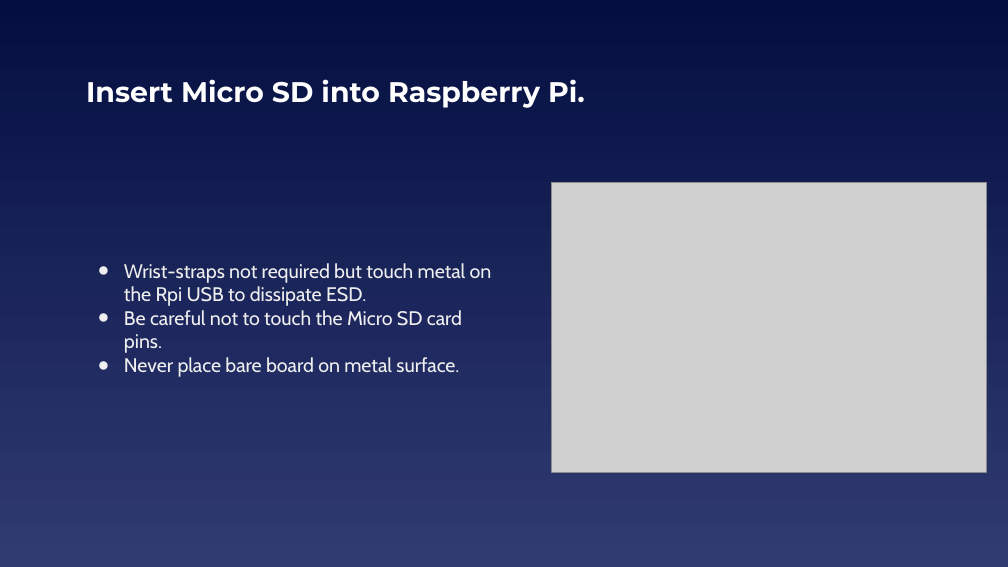
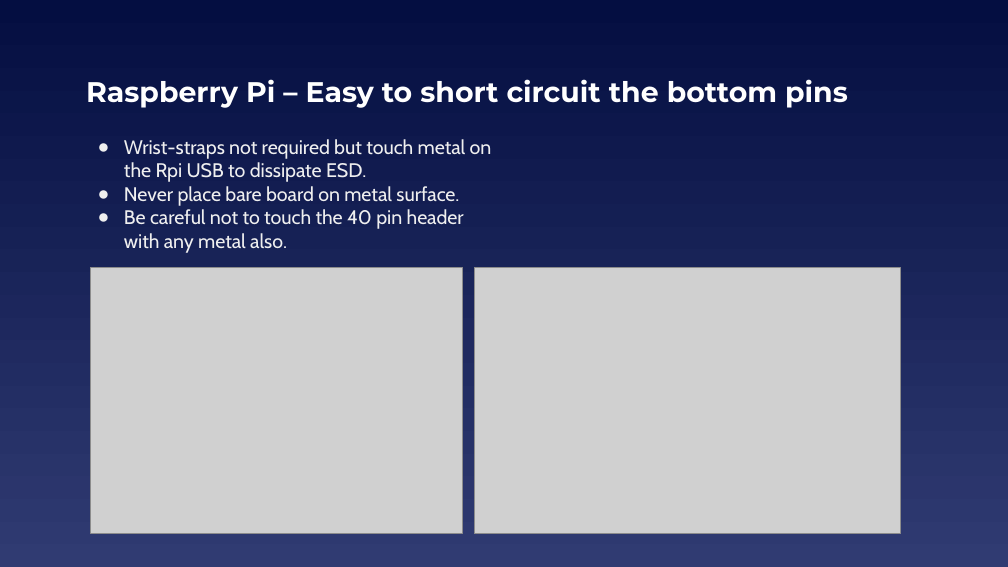
Before and after one commit to EELabMan/Raspberry-Pi-Intro, a slide deck: slide 6 of Raspberry Pi Intro.pptx (slide 9 before the commit). Drawn at 1008x567 pixels with LibreOffice and Linux fonts; fonts in the diff are those of the drawing; grey boxes stand for pictures. Boxes give left, top, right and bottom in pixels: in the first picture for what was removed or moved away, otherwise in the second. Text is boxed around its words. In the diff, an @@ line names an element or a change of style, - is before the commit and + after.

```diff
--- a/Raspberry Pi Intro.pptx
+++ b/Raspberry Pi Intro.pptx
@@ title at (86, 79, 848, 108): text changed @@
-Insert Micro SD into Raspberry Pi.
+Raspberry Pi – Easy to short circuit the bottom pins
@@ text "Wrist-straps not required but touch ..." at (124, 139, 492, 253): vertical alignment middle to top @@
@@ text at (124, 209, 464, 253): paragraph added @@
+● Be careful not to touch the 40 pin header with any metal also.
@@ picture added at (91, 268, 463, 534) @@
@@ picture: place and size @@
-picture at (552, 182, 987, 473)
+picture at (475, 268, 901, 534)
@@ text at (124, 310, 462, 353): paragraph removed @@
-● Be careful not to touch the Micro SD card pins.
```
Also in this commit, not shown: 8 other slides changed, 7 slides added, 1 slide removed, 2 other files.
